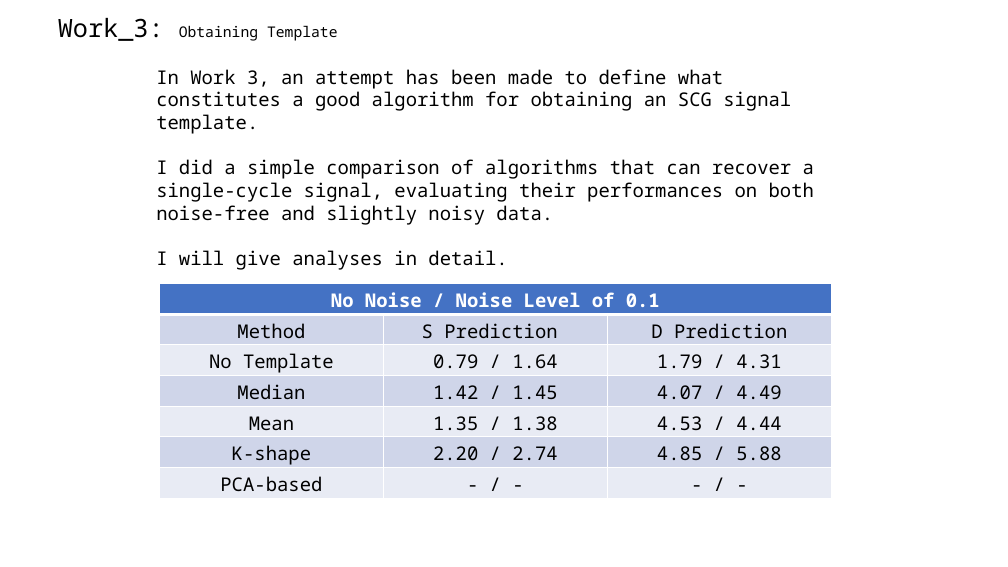
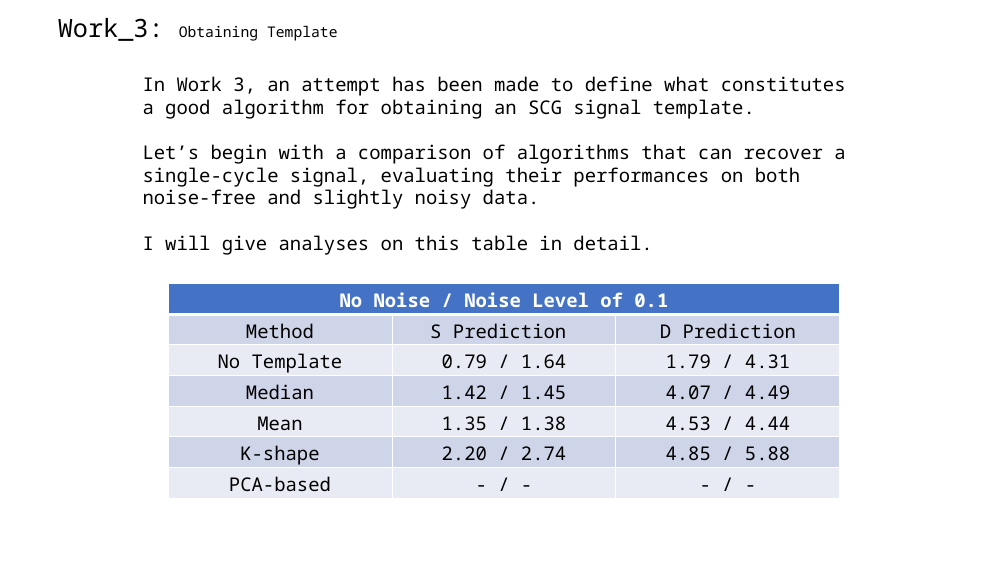
Before and after one commit to A-Big-Tortoise/Presentation, a slide deck: slide 8 of Presentation_918_JiayuChen.pptx. Drawn at 1008x567 pixels with LibreOffice and Linux fonts; fonts in the diff are those of the drawing. Boxes give left, top, right and bottom in pixels: in the first picture for what was removed or moved away, otherwise in the second. Text is boxed around its words. In the diff, an @@ line names an element or a change of style, - is before the commit and + after.

```diff
--- a/Presentation_918_JiayuChen.pptx
+++ b/Presentation_918_JiayuChen.pptx
@@ text "In Work 3, an attempt ...": place and size @@
-text "In Work 3, an attempt ..." at (156, 69, 814, 266)
+text "In Work 3, an attempt ..." at (143, 76, 846, 255)
@@ text at (143, 144, 845, 255): text changed @@
-I did a simple comparison of algorithms that can recover a single-cycle signal, evaluating their performances on both noise-free and slightly noisy data.
-I will give analyses in detail.
+Let’s begin with a comparison of algorithms that can recover a single-cycle signal, evaluating their performances on both noise-free and slightly noisy data.
+I will give analyses on this table in detail.
@@ table: place and size @@
-table at (160, 284, 831, 498)
+table at (168, 284, 839, 498)
```
Also in this commit, not shown: 9 other slides changed, 6 other files.
